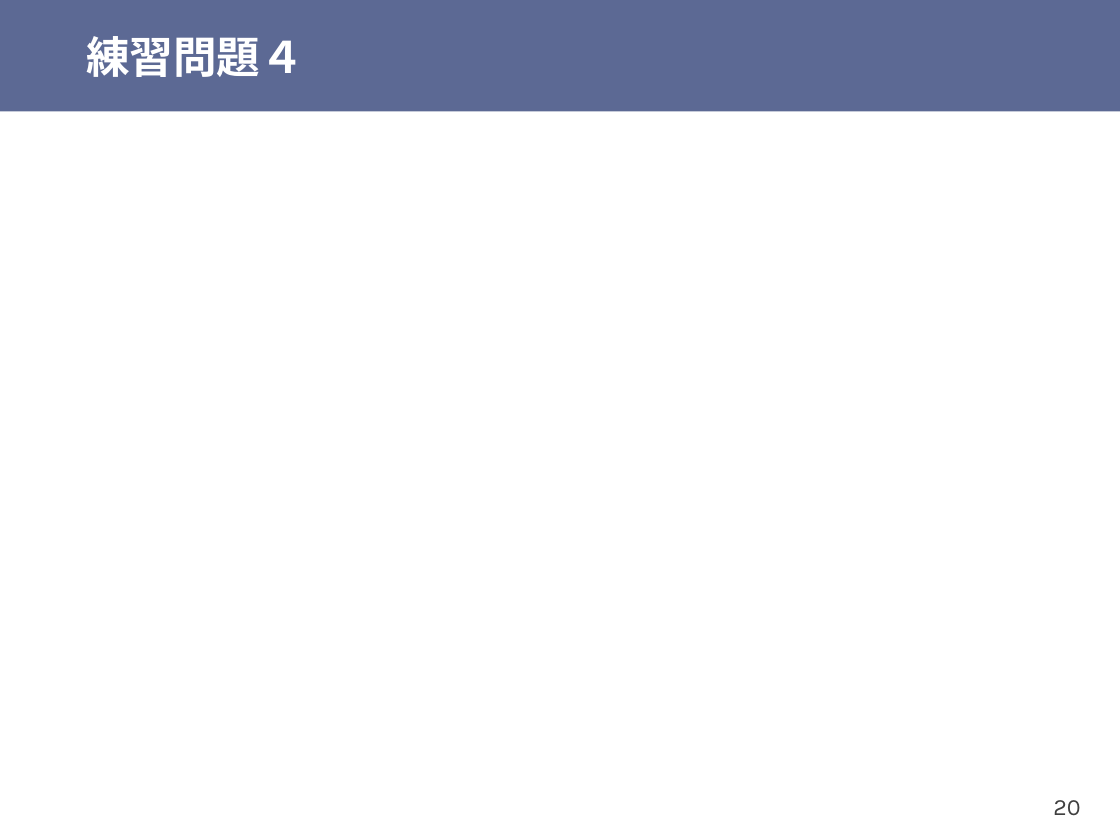
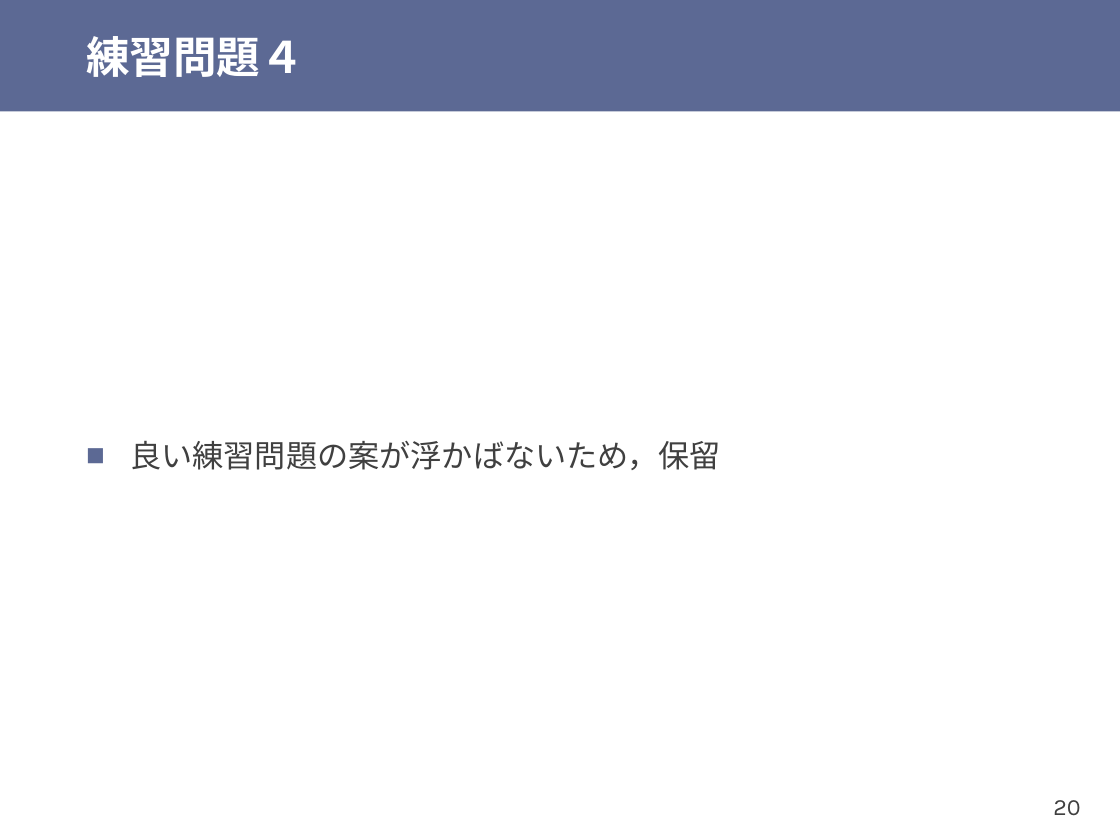
Before and after one commit to shioyadan/otya-computer-architecture-i, a slide deck: slide 20 of cai-shioya-exercises.pptx. Drawn at 1120x840 pixels with LibreOffice and Linux fonts; fonts in the diff are those of the drawing. Boxes give left, top, right and bottom in pixels: in the first picture for what was removed or moved away, otherwise in the second. Text is boxed around its words. In the diff, an @@ line names an element or a change of style, - is before the commit and + after.

```diff
--- a/cai-shioya-exercises.pptx
+++ b/cai-shioya-exercises.pptx
@@ text added at (x1=130, y1=440, x2=720, y2=470), 20 pt, text #404040 @@
+■ 良い練習問題の案が浮かばないため，保留
```
Also in this commit, not shown: 9 slides added, 2 other files.
